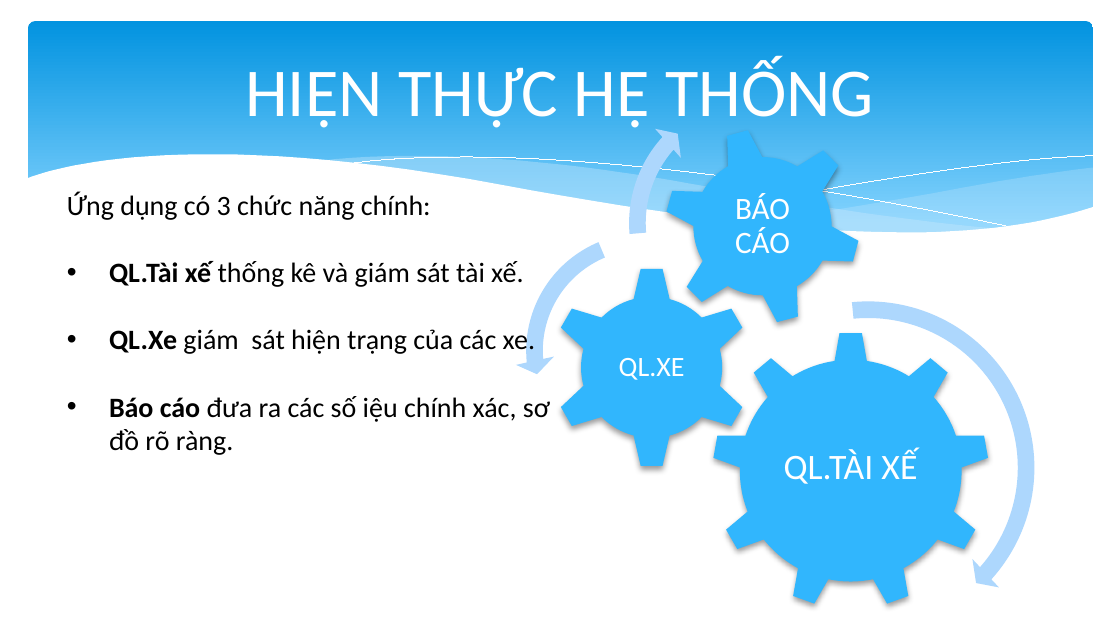
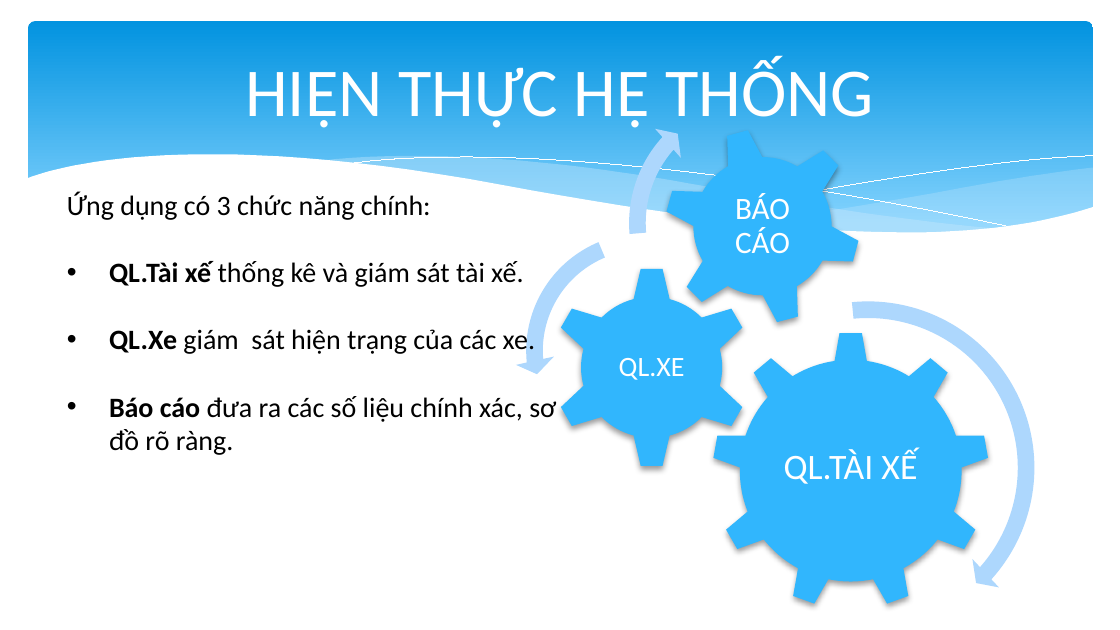
Before and after one commit to quoctrungdh/TaxiApp, a slide deck: slide 16 of BaoCao.pptx. Drawn at 1120x630 pixels with LibreOffice and Linux fonts; fonts in the diff are those of the drawing. Boxes give left, top, right and bottom in pixels: in the first picture for what was removed or moved away, otherwise in the second. Text is boxed around its words. In the diff, an @@ line names an element or a change of style, - is before the commit and + after.

```diff
--- a/BaoCao.pptx
+++ b/BaoCao.pptx
@@ text at box(109, 396, 556, 455): text changed @@
-• Báo cáo đưa ra các số iệu chính xác, sơ đồ rõ ràng.
+• Báo cáo đưa ra các số liệu chính xác, sơ đồ rõ ràng.
```
Also in this commit, not shown: 2 other slides changed.
